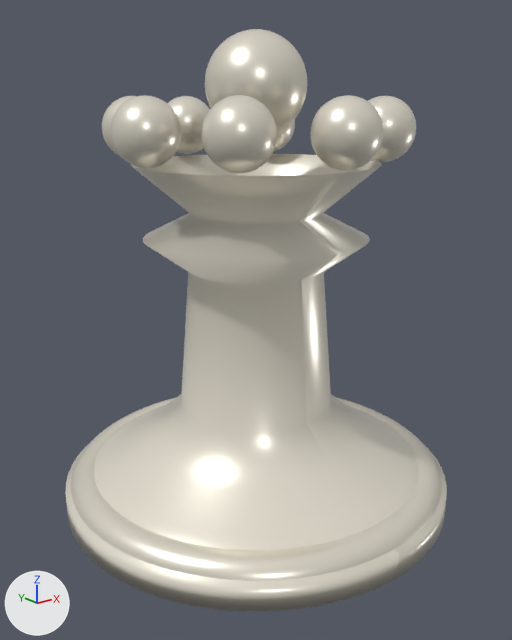
A saved change to the glTF model client/public/models/wq.glb.
Camera for both pictures: a camera (50 mm lens) standing at (-1.096, -1.369, 1.03) and looking at (-0.019, -0.024, 0.492). Arrows for +X, +Y and +Z are at lower left; the lights stay in place. The older version comes first. Where no turn or scale is listed for an object, it has been applied to the vertices.
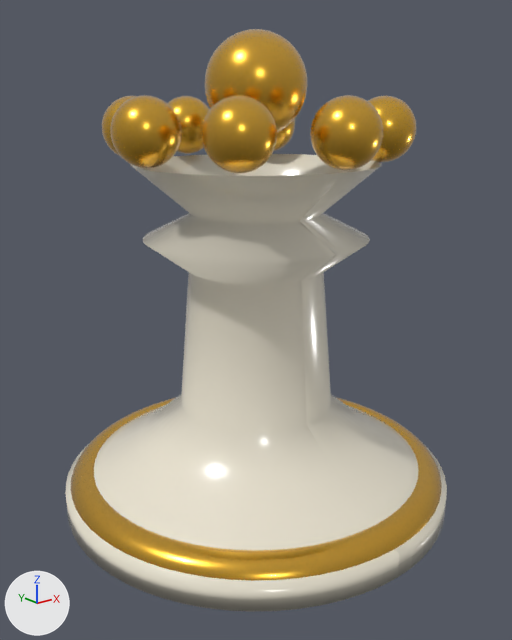
What the commit changed:
Material 'Material_0' (mat_material_0) changes colour from pale yellow #f4eede to orange #e7b23c; in linear values from (0.905, 0.855, 0.73) to (0.799, 0.445, 0.0452).
In material 'Material_0' (mat_material_0), metallic goes from 0.55 to 1.0.
In material 'Material_0' (mat_material_0), roughness goes from 0.3 to 0.24.
In material 'Material_0' (mat_material_0), emission_strength is now set to 1.0.
In material 'Material_0' (mat_material_0), emission_color is now set to (0.0232, 0.0116, 0.0), black #2a1c00.
In material 'Material_1' (mat_material_1), metallic goes from 0.35 to 0.0.
In material 'Material_1' (mat_material_1), roughness goes from 0.3 to 0.22.

Location of each change, [x1, y1, x2, y2] in pixels of the pictures (512 x 640 px):
'Mesh_1', surface changed
    both: [65, 154, 445, 604]
'Mesh_0', recoloured, surface changed (pale yellow to orange)
    both: [71, 397, 442, 581]
'Mesh_10', recoloured, surface changed (pale yellow to orange)
    both: [205, 29, 307, 132]
'Mesh_5', recoloured, surface changed (pale yellow to orange)
    both: [202, 95, 277, 173]
'Mesh_4', recoloured, surface changed (pale yellow to orange)
    both: [310, 95, 383, 170]
'Mesh_6', recoloured, surface changed (pale yellow to orange)
    both: [111, 95, 182, 168]
'Mesh_3', recoloured, surface changed (pale yellow to orange)
    both: [368, 96, 416, 162]
'Mesh_8', recoloured, surface changed (pale yellow to orange)
    both: [167, 96, 210, 154]
'Mesh_7', recoloured, surface changed (pale yellow to orange)
    both: [102, 96, 136, 156]
'Mesh_9', recoloured, surface changed (pale yellow to orange)
    both: [274, 119, 295, 151]
